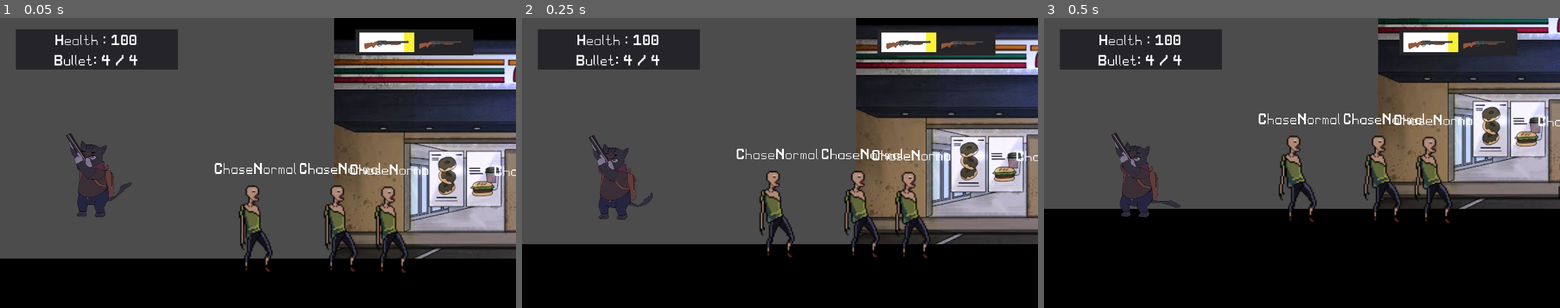
Above: before the commit, frames 1-3 (left to right).
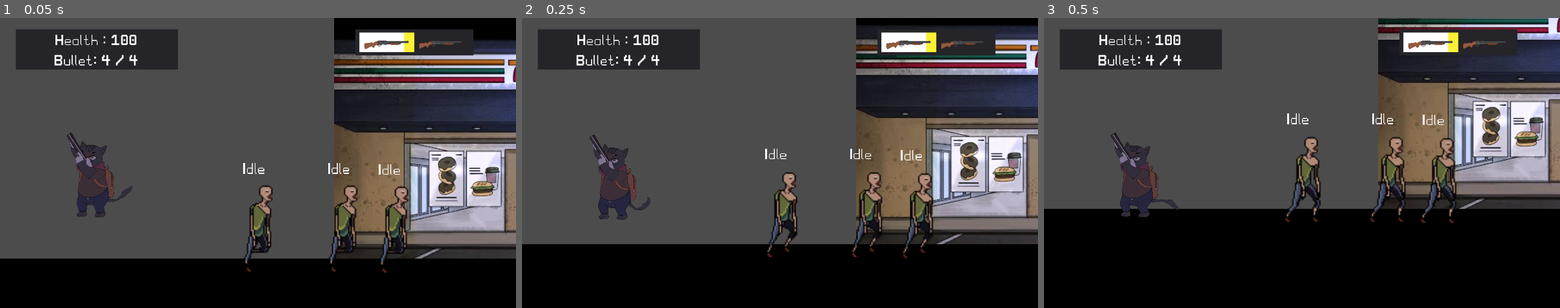
Above: after the commit, the same moments.

Repository: jjartssss/Shotgun-Glors
Game: Godot game, scene res://scenes/TestMap.tscn
Same seed, same stepped clock (60 frames per second), same inputs: the game is played once before the commit and once after it. The engine's default icon, where the game draws it, is replaced by a stand-in: a white triangle on a blue panel in a dark square.
Inputs:
- Up to frame 1 (0.05 s): no input
- Up to frame 2 (0.25 s): no input
- Up to frame 3 (0.5 s): no input

The runs differ from the first frame. In frame 1, 4.0% of the frame differs, in the area x 12-100%, y 39-88%; in frame 2, 4.4%; in frame 3, 4.6%, in the area x 13-100%, y 32-71%.

Commit message:
Fixed chase animation

Diff:
--- a/prefabs/Zombies/NormalZombieStates.gd
+++ b/prefabs/Zombies/NormalZombieStates.gd
@@ -2,7 +2,7 @@
 
 var current_state: State
 var previous_state: State
-
+var target = null
 
 func _ready():
 	current_state = get_child(0) as State
--- /dev/null
+++ b/prefabs/Zombies/TestEnemy.gd
@@ -0,0 +1,32 @@
+extends KinematicBody2D
+
+var targetPlayer = null
+onready var enemy_sprite = $EnemySprite
+export var moveSpeed = 300
+
+var direction : Vector2
+var velocity = Vector2.ZERO
+
+func _ready():
+	set_physics_process(false)
+
+func _process(delta):
+	if targetPlayer != null:
+		direction = targetPlayer.position - position
+		direction.y = 0  # Restrict movement to the horizontal axis
+
+	if direction.x < 0:
+		enemy_sprite.flip_h = true
+	else:
+		enemy_sprite.flip_h = false
+
+func _physics_process(delta):
+	velocity = direction.normalized() * moveSpeed
+	velocity.y = 0  # Ensure vertical velocity is zero
+
+	if velocity.x != 0:
+		enemy_sprite.play("walk")
+	else:
+		enemy_sprite.play("idle")
+
+	velocity = move_and_slide(velocity)
--- a/prefabs/Zombies/TestEnemy.tscn
+++ b/prefabs/Zombies/TestEnemy.tscn
@@ -7,6 +7,12 @@
 [ext_resource path="res://prefabs/Zombies/NormalZombieStates.gd" type="Script" id=5]
 [ext_resource path="res://scripts/States/Zombie/Idle.tscn" type="PackedScene" id=6]
 [ext_resource path="res://scripts/States/Zombie/ChaseNormal.tscn" type="PackedScene" id=7]
+[ext_resource path="res://prefabs/Zombies/TestEnemy.gd" type="Script" id=8]
+[ext_resource path="res://assets/Zombies/Zombie Man/Walk.png" type="Texture" id=9]
+
+[sub_resource type="DynamicFont" id=13]
+size = 52
+font_data = ExtResource( 4 )
 
 [sub_resource type="RectangleShape2D" id=11]
 extents = Vector2( 49, 155 )
@@ -51,12 +57,57 @@
 atlas = ExtResource( 3 )
 region = Rect2( 672, 0, 96, 96 )
 
+[sub_resource type="AtlasTexture" id=15]
+flags = 4
+atlas = ExtResource( 9 )
+region = Rect2( 0, 0, 96, 96 )
+
+[sub_resource type="AtlasTexture" id=16]
+flags = 4
+atlas = ExtResource( 9 )
+region = Rect2( 96, 0, 96, 96 )
+
+[sub_resource type="AtlasTexture" id=17]
+flags = 4
+atlas = ExtResource( 9 )
+region = Rect2( 192, 0, 96, 96 )
+
+[sub_resource type="AtlasTexture" id=18]
+flags = 4
+atlas = ExtResource( 9 )
+region = Rect2( 288, 0, 96, 96 )
+
+[sub_resource type="AtlasTexture" id=19]
+flags = 4
+atlas = ExtResource( 9 )
+region = Rect2( 384, 0, 96, 96 )
+
+[sub_resource type="AtlasTexture" id=20]
+flags = 4
+atlas = ExtResource( 9 )
+region = Rect2( 480, 0, 96, 96 )
+
+[sub_resource type="AtlasTexture" id=21]
+flags = 4
+atlas = ExtResource( 9 )
+region = Rect2( 576, 0, 96, 96 )
+
+[sub_resource type="AtlasTexture" id=22]
+flags = 4
+atlas = ExtResource( 9 )
+region = Rect2( 672, 0, 96, 96 )
+
 [sub_resource type="SpriteFrames" id=9]
 animations = [ {
 "frames": [ SubResource( 1 ), SubResource( 2 ), SubResource( 3 ), SubResource( 4 ), SubResource( 5 ), SubResource( 6 ), SubResource( 7 ), SubResource( 8 ) ],
 "loop": true,
 "name": "idle",
 "speed": 6.0
+}, {
+"frames": [ SubResource( 15 ), SubResource( 16 ), SubResource( 17 ), SubResource( 18 ), SubResource( 19 ), SubResource( 20 ), SubResource( 21 ), SubResource( 22 ) ],
+"loop": true,
+"name": "walk",
+"speed": 5.0
 } ]
 
 [sub_resource type="RectangleShape2D" id=10]
@@ -66,7 +117,7 @@
 resource_name = "hit_normal"
 length = 0.3
 tracks/0/type = "value"
-tracks/0/path = NodePath("AnimatedSprite:self_modulate")
+tracks/0/path = NodePath("EnemySprite:self_modulate")
 tracks/0/interp = 1
 tracks/0/loop_wrap = true
 tracks/0/imported = false
@@ -78,25 +129,36 @@
 "values": [ Color( 1, 0, 0, 1 ), Color( 1, 1, 1, 1 ) ]
 }
 
-[sub_resource type="DynamicFont" id=13]
-size = 52
-font_data = ExtResource( 4 )
+[sub_resource type="RectangleShape2D" id=14]
+extents = Vector2( 512, 86 )
 
 [node name="TestEnemy" type="KinematicBody2D"]
 collision_layer = 4
 collision_mask = 4
+script = ExtResource( 8 )
+
+[node name="txtState" type="Label" parent="."]
+margin_left = -150.0
+margin_top = -405.0
+margin_right = 147.0
+margin_bottom = -338.0
+rect_pivot_offset = Vector2( 87, 34 )
+custom_fonts/font = SubResource( 13 )
+text = "state"
+align = 1
+valign = 1
 
 [node name="CollisionShape2D" type="CollisionShape2D" parent="."]
 modulate = Color( 0.890196, 0.14902, 0.14902, 1 )
 position = Vector2( 0, -159 )
 shape = SubResource( 11 )
 
-[node name="AnimatedSprite" type="AnimatedSprite" parent="."]
+[node name="EnemySprite" type="AnimatedSprite" parent="."]
 position = Vector2( 0, -237 )
 scale = Vector2( 5, 5 )
 frames = SubResource( 9 )
-animation = "idle"
-frame = 7
+animation = "walk"
+frame = 5
 playing = true
 
 [node name="EnemyHealth" type="Node2D" parent="."]
@@ -117,20 +179,17 @@
 [node name="StateMachine" type="Node2D" parent="."]
 script = ExtResource( 5 )
 
+[node name="Idle" parent="StateMachine" instance=ExtResource( 6 )]
+
 [node name="ChaseNormal" parent="StateMachine" instance=ExtResource( 7 )]
-
-[node name="Idle" parent="StateMachine" instance=ExtResource( 6 )]
 
 [node name="AnimationPlayer" type="AnimationPlayer" parent="."]
 anims/hit_normal = SubResource( 12 )
 
-[node name="txtState" type="Label" parent="."]
-margin_left = -150.0
-margin_top = -405.0
-margin_right = 147.0
-margin_bottom = -338.0
-rect_pivot_offset = Vector2( 87, 34 )
-custom_fonts/font = SubResource( 13 )
-text = "state"
-align = 1
-valign = 1
+[node name="ChaseDetect" type="Area2D" parent="."]
+
+[node name="CollisionShape2D" type="CollisionShape2D" parent="ChaseDetect"]
+position = Vector2( 0, -148 )
+shape = SubResource( 14 )
+
+[connection signal="body_entered" from="ChaseDetect" to="StateMachine/Idle" method="_on_ChaseDetect_body_entered"]
--- a/prefabs/player/Roger.tscn
+++ b/prefabs/player/Roger.tscn
@@ -129,7 +129,7 @@
 [sub_resource type="RectangleShape2D" id=3]
 extents = Vector2( 49, 133 )
 
-[node name="Roger" type="KinematicBody2D"]
+[node name="Roger" type="KinematicBody2D" groups=["Player"]]
 modulate = Color( 0.513726, 0.482353, 0.639216, 1 )
 script = ExtResource( 75 )
 
@@ -138,6 +138,7 @@
 scale = Vector2( 0.5, 0.5 )
 frames = SubResource( 1 )
 animation = "stand_idle"
+frame = 1
 playing = true
 offset = Vector2( -122, -280 )
 
@@ -155,7 +156,7 @@
 scale = Vector2( 0.5, 0.5 )
 frames = SubResource( 2 )
 animation = "idle"
-frame = 5
+frame = 7
 playing = true
 offset = Vector2( 74, -4 )
 
--- a/scenes/TestMap.tscn
+++ b/scenes/TestMap.tscn
@@ -154,3 +154,27 @@
 
 [node name="TestEnemy4" parent="." instance=ExtResource( 9 )]
 position = Vector2( 1890, 815 )
+
+[node name="TestEnemy5" parent="." instance=ExtResource( 9 )]
+position = Vector2( 2797, 807 )
+
+[node name="TestEnemy6" parent="." instance=ExtResource( 9 )]
+position = Vector2( 3113, 807 )
+
+[node name="TestEnemy7" parent="." instance=ExtResource( 9 )]
+position = Vector2( 3302, 811 )
+
+[node name="TestEnemy8" parent="." instance=ExtResource( 9 )]
+position = Vector2( 3838, 815 )
+
+[node name="TestEnemy9" parent="." instance=ExtResource( 9 )]
+position = Vector2( 4757, 807 )
+
+[node name="TestEnemy10" parent="." instance=ExtResource( 9 )]
+position = Vector2( 5073, 807 )
+
+[node name="TestEnemy11" parent="." instance=ExtResource( 9 )]
+position = Vector2( 5262, 811 )
+
+[node name="TestEnemy12" parent="." instance=ExtResource( 9 )]
+position = Vector2( 5798, 815 )
--- a/scripts/States/States.gd
+++ b/scripts/States/States.gd
@@ -2,6 +2,7 @@
 class_name State
 
 onready var txtState = owner.find_node("txtState")
+onready var animSprite = owner.find_node("EnemySprite")
 
 func _ready():
 	set_physics_process(false)
--- a/scripts/States/Zombie/ChaseNormal.gd
+++ b/scripts/States/Zombie/ChaseNormal.gd
@@ -1,16 +1,11 @@
 extends "res://scripts/States/States.gd"
 
-
-# Declare member variables here. Examples:
-# var a = 2
-# var b = "text"
+func enter():
+	.enter()
+	owner.set_physics_process(true)
+	animSprite.play("idle")
 
 
-# Called when the node enters the scene tree for the first time.
-func _ready():
-	pass # Replace with function body.
-
-
-# Called every frame. 'delta' is the elapsed time since the previous frame.
-#func _process(delta):
-#	pass
+func exit():
+	.exit()
+	owner.set_physics_process(false)
--- a/scripts/States/Zombie/Idle.gd
+++ b/scripts/States/Zombie/Idle.gd
@@ -1 +1,14 @@
 extends "res://scripts/States/States.gd"
+
+
+var player_detected = false
+var target = null
+func _on_ChaseDetect_body_entered(body):
+	if body.is_in_group("Player"):
+		player_detected = true
+		target = body
+func transition():
+	if player_detected:
+		get_parent().change_state("ChaseNormal")
+		get_parent().target = target
+		get_parent().get_parent().targetPlayer = target
Not shown: 1 places in prefabs/Zombies/TestEnemy.tscn that only renumber resources
